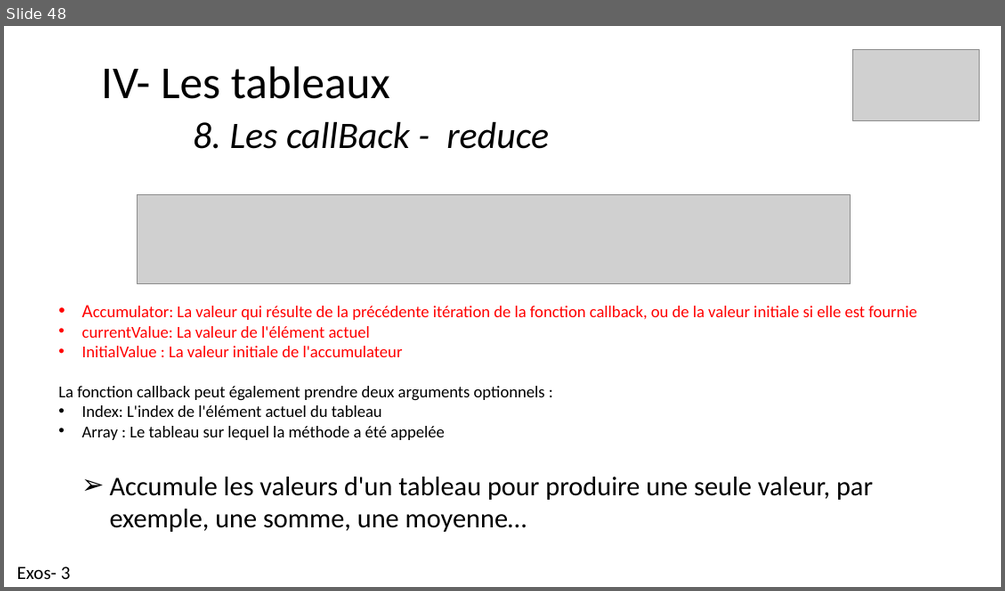
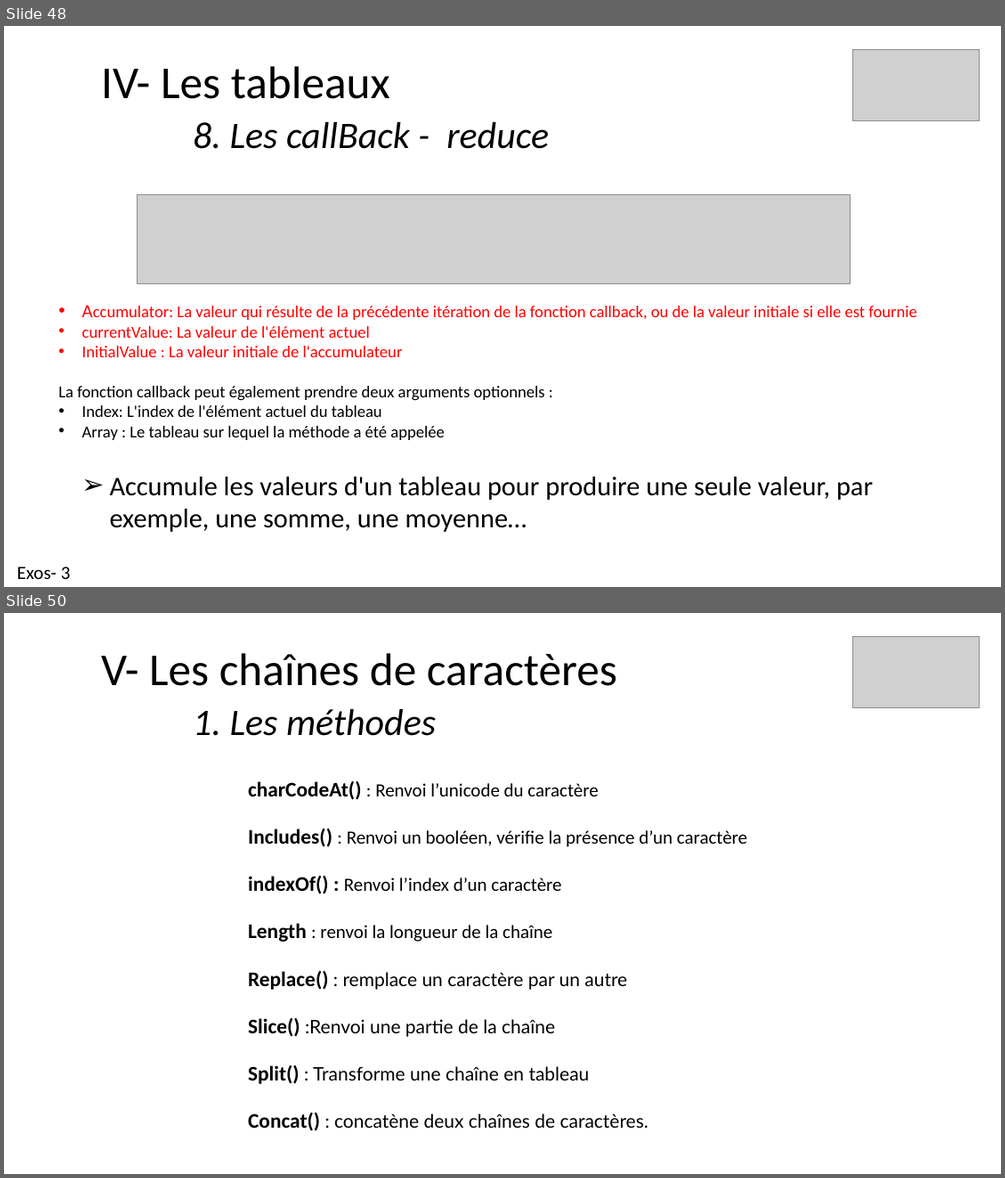
Before and after one commit to ArMb57/JavaScript, a slide deck: cours.pptx. Shown one above the other, each under a label of ours: slide 48 before the commit, slides 48 and 50 after it; the slides between them are not shown. The pictures are 1005x591 and 1005x1178 pixels, drawn with LibreOffice and Linux fonts; fonts in the diff are those of the drawing; grey boxes stand for pictures. Boxes give left, top, right and bottom in pixels: in the first picture for what was removed or moved away, otherwise in the second. Text is boxed around its words. In the diff, an @@ line names an element or a change of style, - is before the commit and + after.

```diff
--- a/cours.pptx
+++ b/cours.pptx
@@ slide 50 added at (4,613,1001,1174), background #FFFFFF @@
@@ picture added at (853,636,979,708) @@
@@ title added at (101,653,617,736), 44 pt, text #000000 @@
+V- Les chaînes de caractères
+1. Les méthodes
@@ text added at (248,781,747,1131), 18 pt, text #000000 @@
+charCodeAt() : Renvoi l’unicode du caractère
+Includes() : Renvoi un booléen, vérifie la présence d’un caractère
+indexOf() : Renvoi l’index d’un caractère
+Length : renvoi la longueur de la chaîne
+Replace() : remplace un caractère par un autre
+Slice() :Renvoi une partie de la chaîne
+Split() : Transforme une chaîne en tableau
+Concat() : concatène deux chaînes de caractères.
```
Also in this commit, not shown: 3 other slides added, 4 other files.
